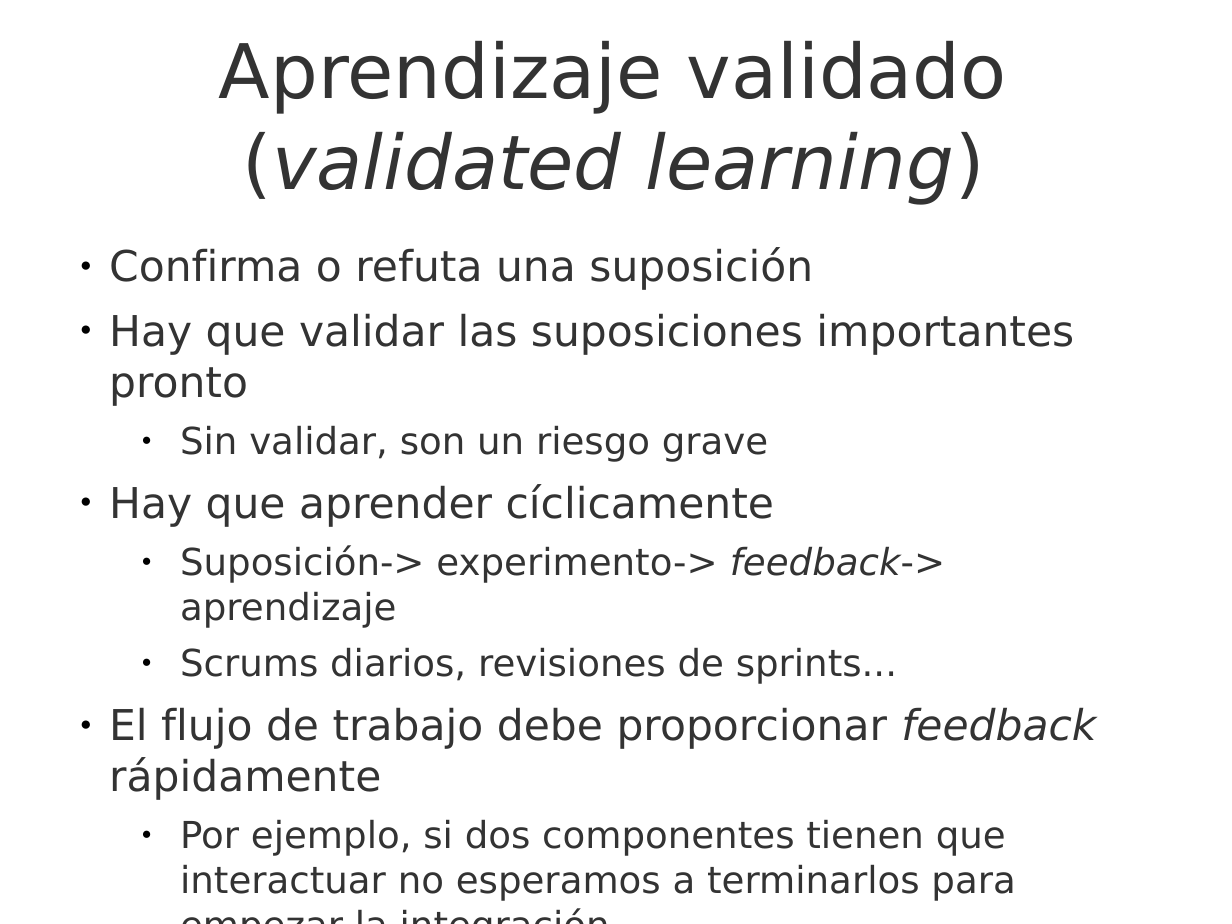
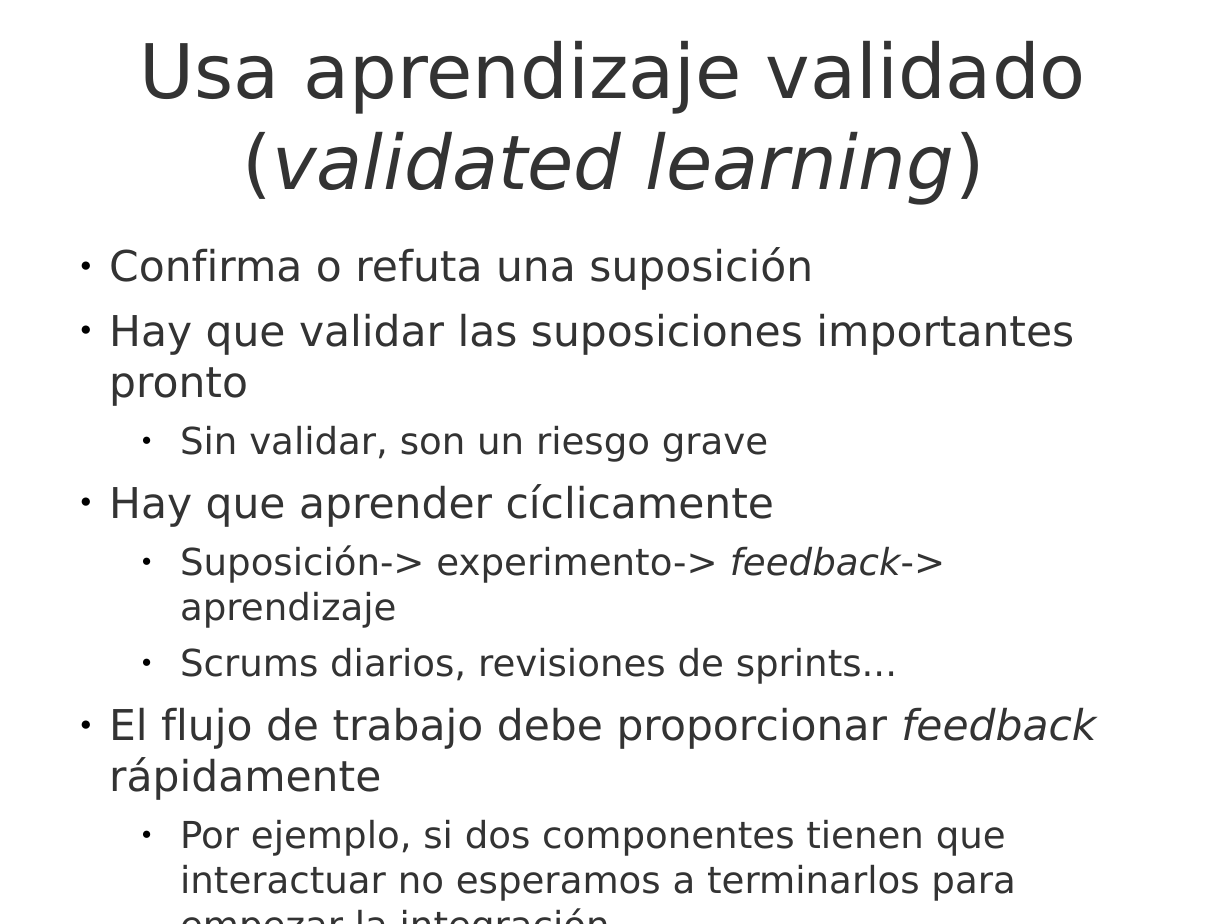
Before and after one commit to UNIZAR-30248-GeProSoft/scrum-slides, a slide deck: slide 32 of 7i_GPS-S02-Scrum-PrincipiosÁgiles.odp. Drawn at 1232x924 pixels with LibreOffice and Linux fonts; fonts in the diff are those of the drawing; background and template pictures are left out. Boxes give left, top, right and bottom in pixels: in the first picture for what was removed or moved away, otherwise in the second. Text is boxed around its words. In the diff, an @@ line names an element or a change of style, - is before the commit and + after.

```diff
--- a/7i_GPS-S02-Scrum-PrincipiosÁgiles.odp
+++ b/7i_GPS-S02-Scrum-PrincipiosÁgiles.odp
@@ title at bbox=[139, 40, 1086, 205]: text changed @@
-Aprendizaje validado (validated learning)
+Usa aprendizaje validado (validated learning)
```
Also in this commit, not shown: 24 other slides changed, 1 slide added, 1 slide removed, 1 other file.
